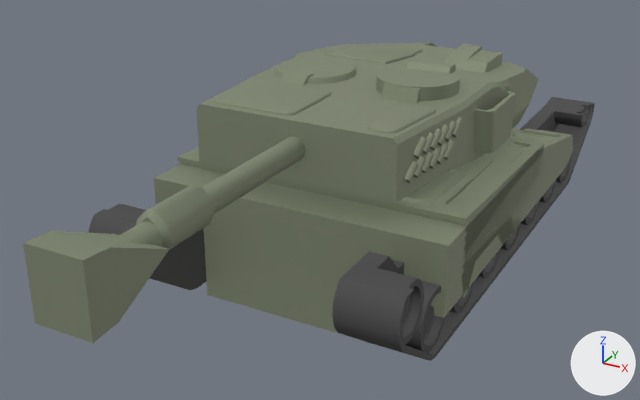
The glTF model public/models/mbt_leopard2.glb: old version first, new version second.
One viewpoint serves both versions: a 50 mm camera at (5.12, -10.18, 6.03) aimed at (-0.3, -0.33, 1.11). The lights are fixed; the arrows at lower right show +X, +Y and +Z. The picture after the commit comes second. Where no turn or scale is listed for an object, it has been applied to the vertices. Vertices at exactly the same position are counted once.

The first picture shows 'Leopard_2_A6_Gun'.
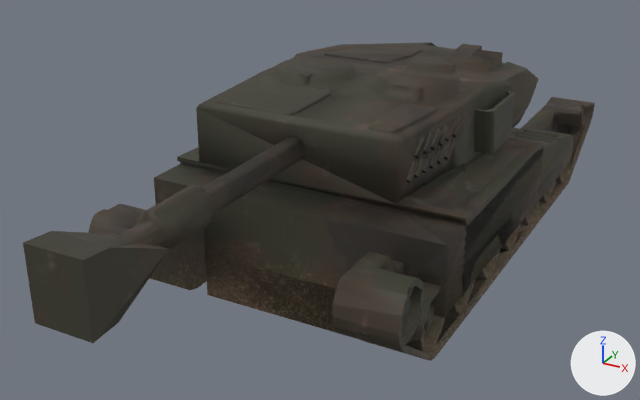
The change, as a diff of the scene's bpy script:
```diff
--- a/public/models/mbt_leopard2.glb.py
+++ b/public/models/mbt_leopard2.glb.py
@@ img_color @@
+img_color = load_image('color', '_unpacked/color', 1024, 1024, 'sRGB')
@@ img_normal @@
+img_normal = load_image('normal', '_unpacked/normal', 512, 512, 'Non-Color')
@@ img_rough @@
+img_rough = load_image('rough', '_unpacked/rough', 512, 512, 'Non-Color')
@@ mat_painted @@
+mat_painted = bpy.data.materials.new('painted')
+# uses the picture img_color
+# uses the picture img_normal
+# uses the picture img_rough
@@ me_leopard_2_a6_gun @@
 me_leopard_2_a6_gun.from_pydata(...)  # 6009 vertices, 11998 faces; spans x -4.17..0.0, y -9.65..1.32, z 0.0..2.9
 # used by ob_leopard_2_a6_gun; location = (2.09, 4.17, 0.0)
+# me_leopard_2_a6_gun part 1: all 7124 faces that had it switch from mat_body (greyish green #818973) to mat_painted
+# me_leopard_2_a6_gun part 2: all 4874 faces that had it switch from mat_dark (dark grey #4b4b4b) to mat_painted
+# me_leopard_2_a6_gun part 3: texture (UV) coordinates changed
```

Pixel boxes [x1, y1, x2, y2] of what changed, in the pictures (640 x 400 px):
'Leopard_2_A6_Gun', recoloured, surface changed (dark grey to black)
    both: [23, 42, 595, 360]
part 1 of me_leopard_2_a6_gun, recoloured (greyish green to black)
    both: [23, 42, 573, 343]
part 2 of me_leopard_2_a6_gun, recoloured
    both: [88, 97, 595, 360]
